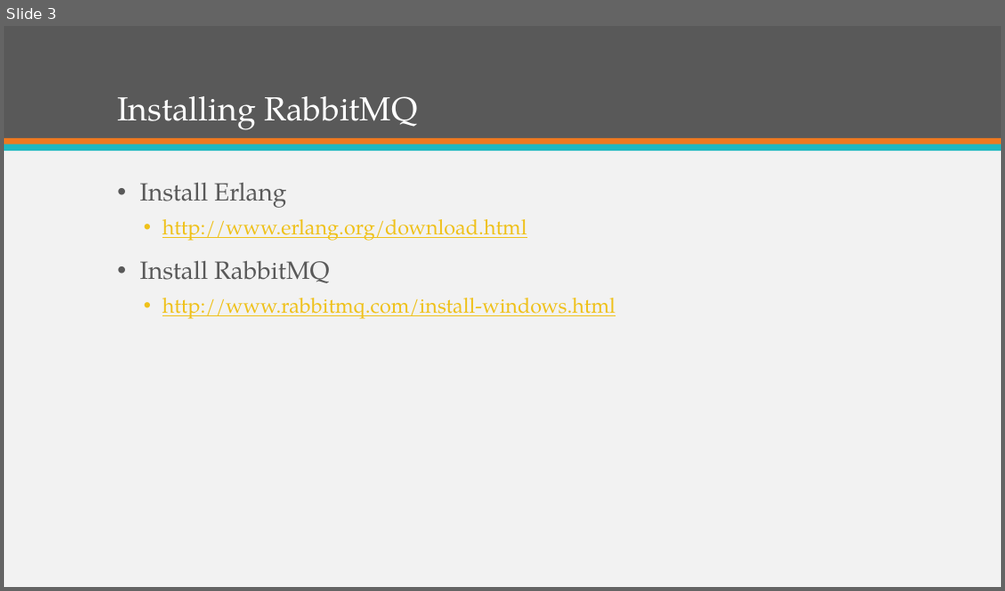
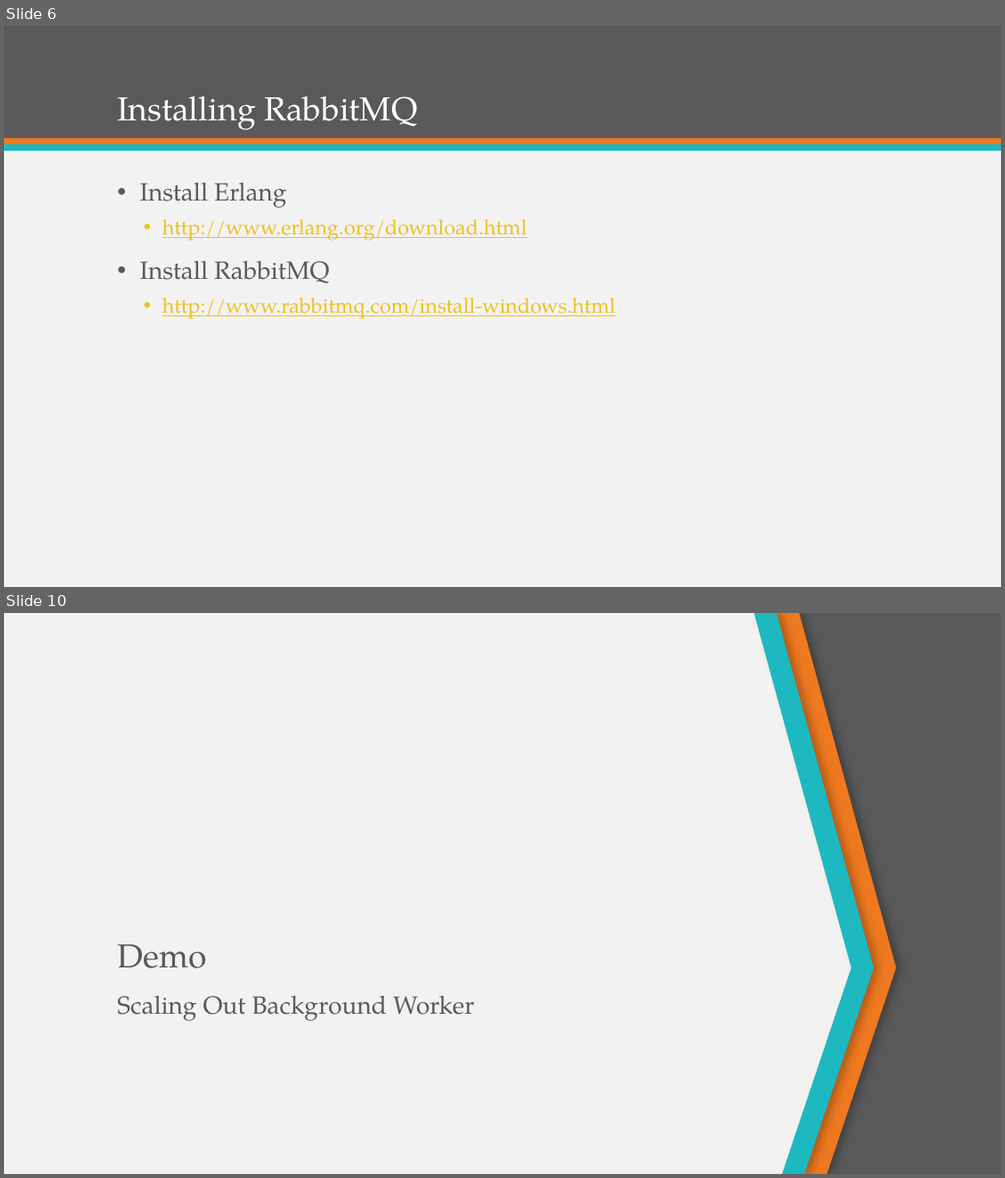
Before and after one commit to ekepes/Presentations, a slide deck: BreakingDownComplexSystemswithRabbitMQ/Breaking Down Complex Systems with RabbitMQ.pptx. Shown one above the other, each under a label of ours: slide 3 before the commit, slides 6 and 10 after it; the slides between them are not shown. The pictures are 1005x591 and 1005x1178 pixels, drawn with LibreOffice and Linux fonts; fonts in the diff are those of the drawing. Boxes give left, top, right and bottom in pixels: in the first picture for what was removed or moved away, otherwise in the second. Text is boxed around its words. In the diff, an @@ line names an element or a change of style, - is before the commit and + after.

```diff
--- a/BreakingDownComplexSystemswithRabbitMQ/Breaking Down Complex Systems with RabbitMQ.pptx
+++ b/BreakingDownComplexSystemswithRabbitMQ/Breaking Down Complex Systems with RabbitMQ.pptx
@@ slide 10 added at bbox=[4, 613, 1001, 1174], background #F2F2F2 @@
@@ freeform shape added at bbox=[754, 613, 874, 1174], fill #1EB8C1 @@
@@ freeform shape added at bbox=[754, 613, 874, 1174], fill #1EB8C1 @@
@@ freeform shape added at bbox=[760, 613, 896, 1174], fill #EF7920 @@
@@ freeform shape added at bbox=[791, 613, 1001, 1174], fill #595959 @@
@@ title added at bbox=[117, 944, 206, 968], 32 pt, text #595959 @@
+Demo
@@ text added at bbox=[117, 996, 474, 1021], 24 pt, text #595959 @@
+Scaling Out Background Worker
@@ what was slide 3 is now slide 6 @@
```
Also in this commit, not shown: 2 slides changed, 20 other slides added, 16 other files.
